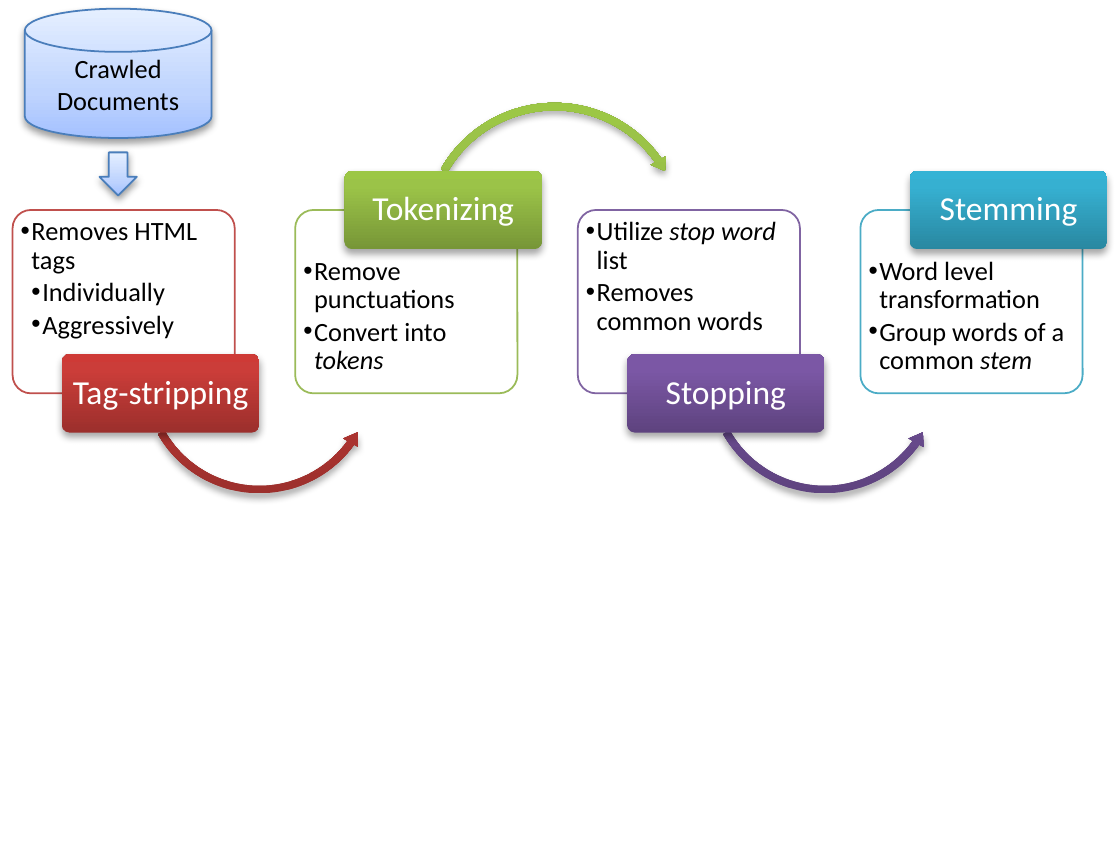
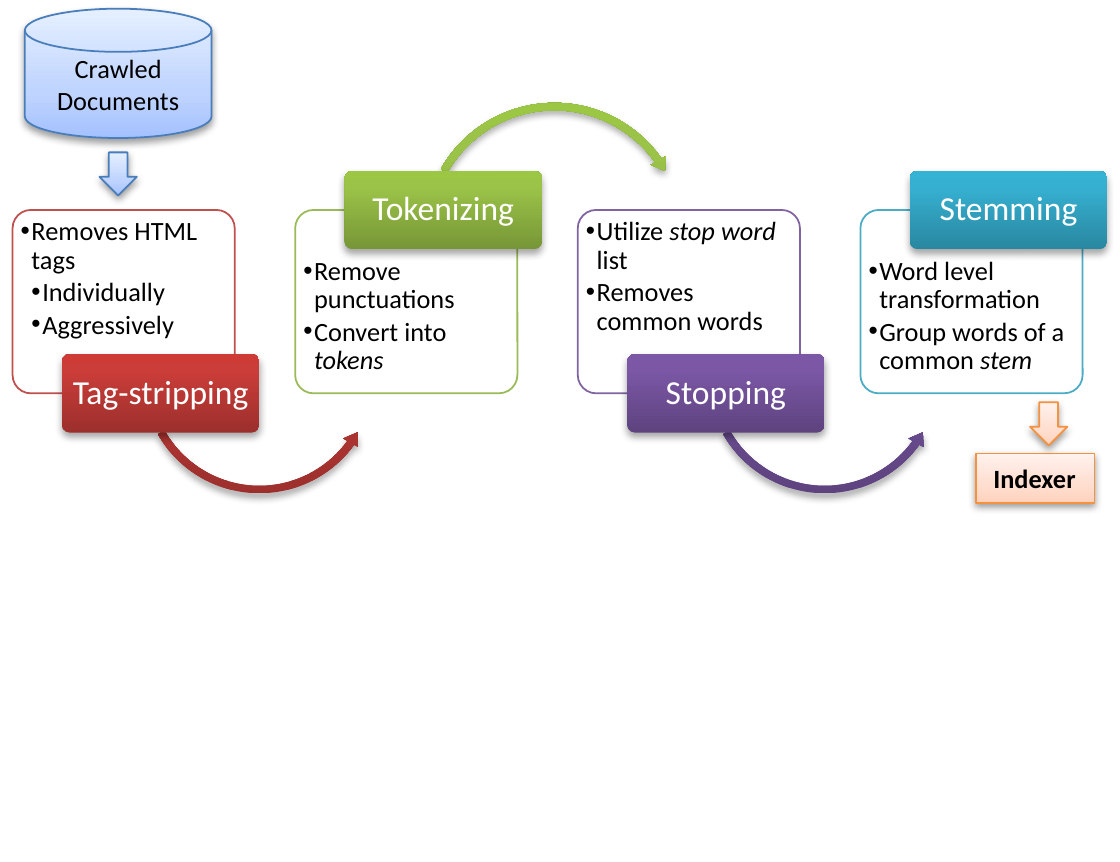
Before and after one commit to tvs/creepy, a slide deck: slide 1 of doc/figures.pptx. Drawn at 1120x862 pixels with LibreOffice and Linux fonts; fonts in the diff are those of the drawing. Boxes give left, top, right and bottom in pixels: in the first picture for what was removed or moved away, otherwise in the second. Text is boxed around its words. In the diff, an @@ line names an element or a change of style, - is before the commit and + after.

```diff
--- a/doc/figures.pptx
+++ b/doc/figures.pptx
@@ down arrow added at <box>1030,401,1068,445</box>, fill gradient #FFD2BD to #FFDED0 to #FFF2ED, outline #F69240 0.75 pt @@
@@ rectangle added at <box>977,453,1096,503</box>, fill gradient #FFD2BD to #FFDED0 to #FFF2ED, outline #F69240 0.75 pt, 11 pt, text #000000, bold @@
+Indexer
```
Also in this commit, not shown: 3 other files.
